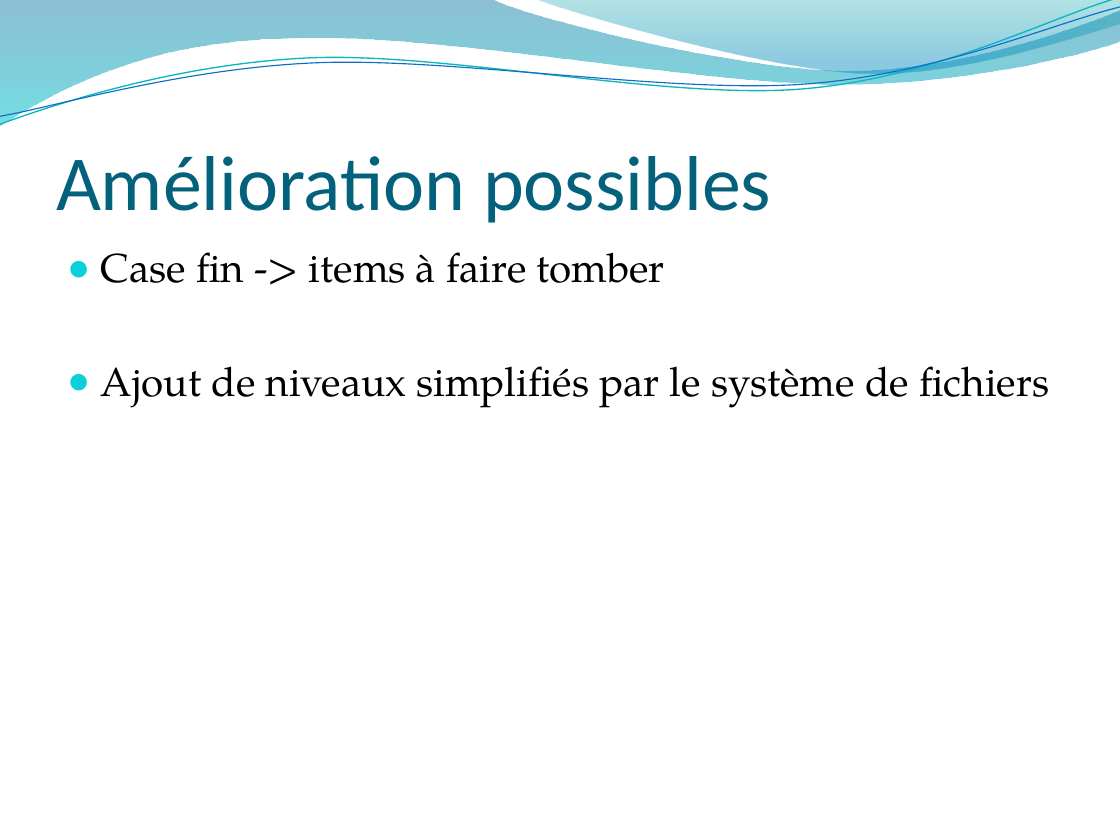
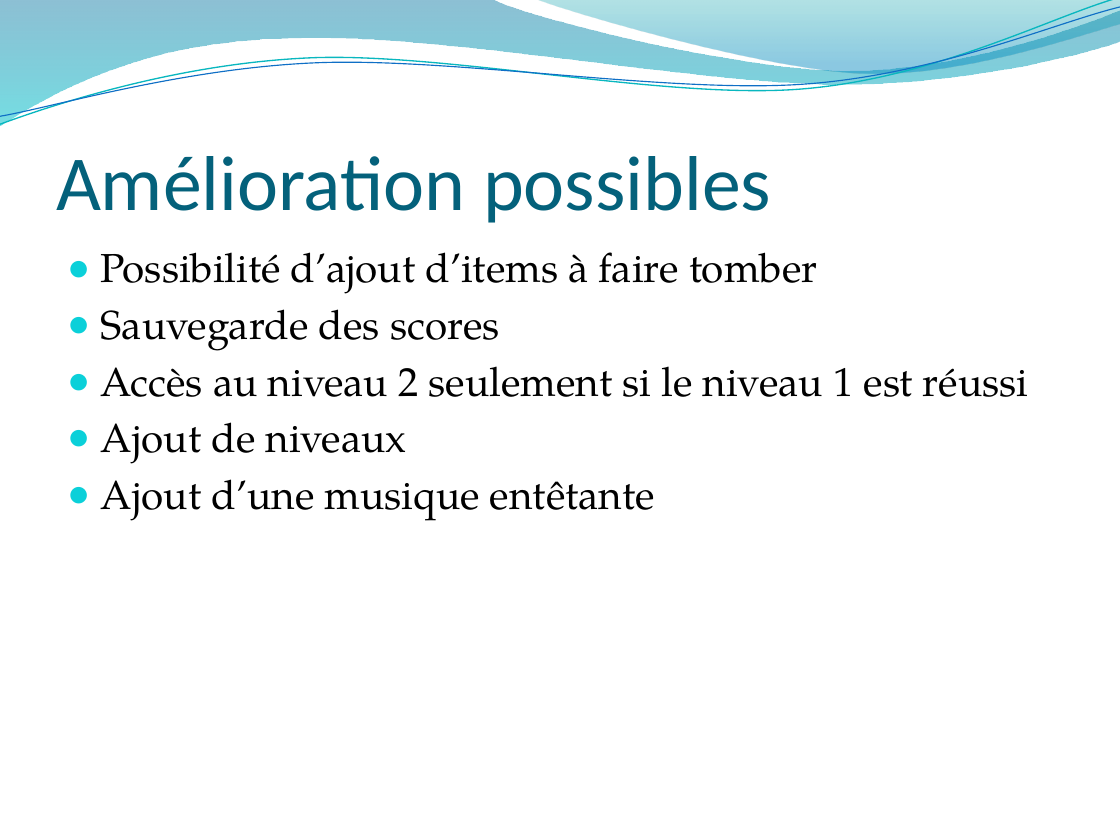
Before and after one commit to SullyP/candy-crush-like, a slide deck: slide 6 of Sweet Candy.pptx. Drawn at 1120x840 pixels with LibreOffice and Linux fonts; fonts in the diff are those of the drawing; background and template pictures are left out. Boxes give left, top, right and bottom in pixels: in the first picture for what was removed or moved away, otherwise in the second. Text is boxed around its words. In the diff, an @@ line names an element or a change of style, - is before the commit and + after.

```diff
--- a/Sweet Candy.pptx
+++ b/Sweet Candy.pptx
@@ text at (101, 252, 1029, 521): text changed @@
-● Case fin -> items à faire tomber
-● Ajout de niveaux simplifiés par le système de fichiers
+● Possibilité d’ajout d’items à faire tomber
+● Sauvegarde des scores
+● Accès au niveau 2 seulement si le niveau 1 est réussi
+● Ajout de niveaux
+● Ajout d’une musique entêtante
```
Also in this commit, not shown: 4 other slides changed.
